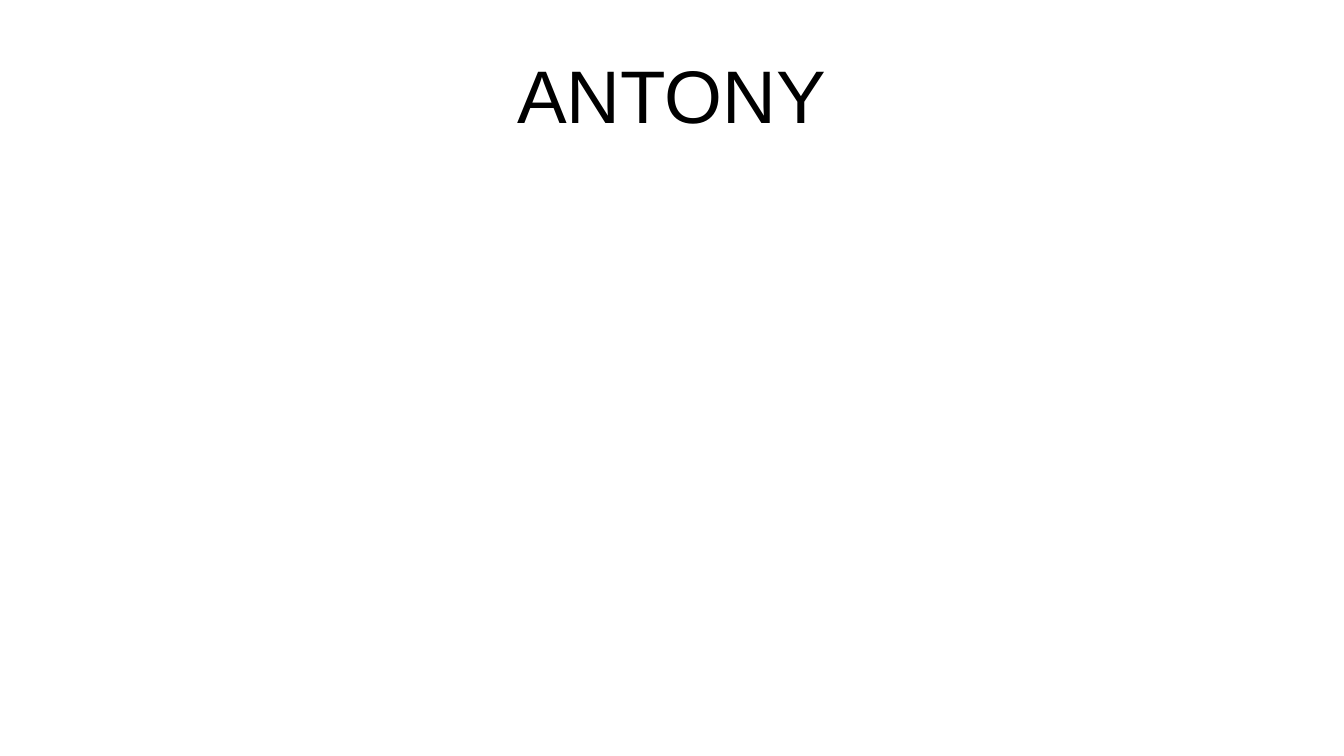
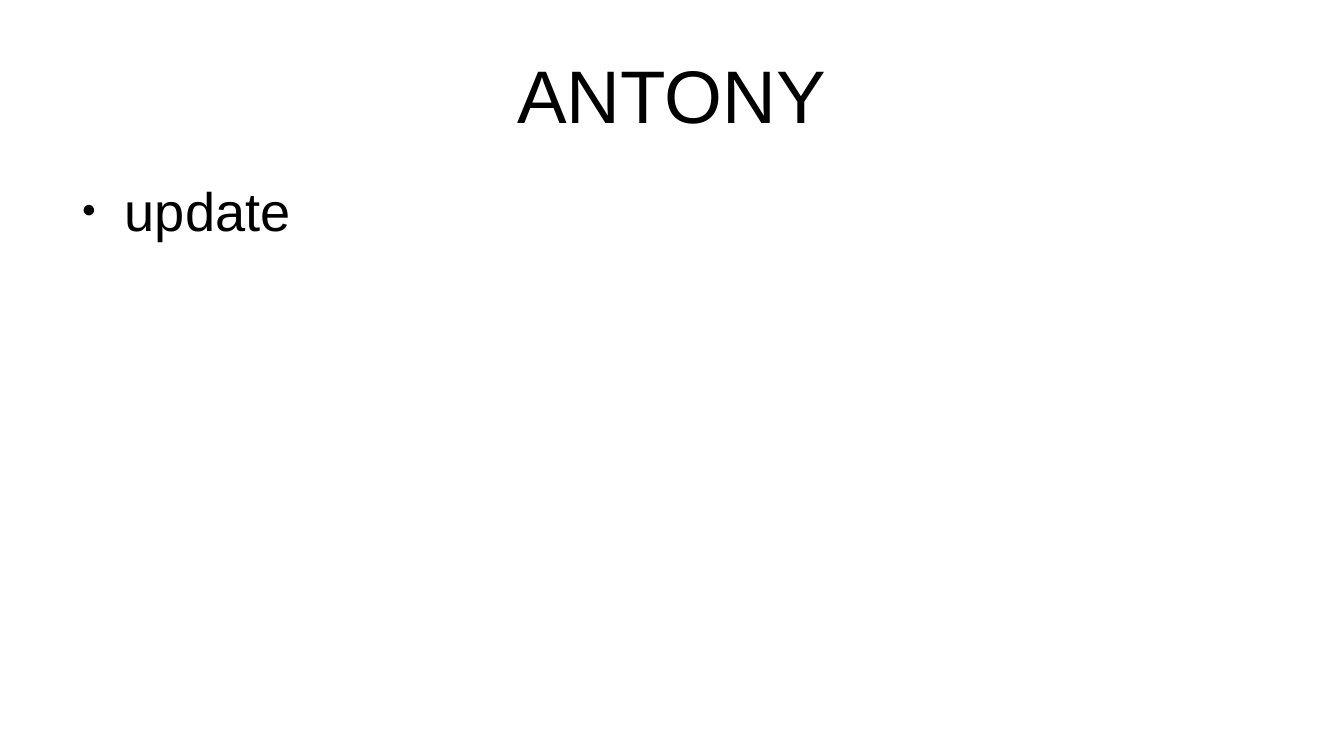
Before and after one commit to anubhavAnora/presentation, a slide deck: slide 6 of Presentation.odp. Drawn at 1344x756 pixels with LibreOffice and Linux fonts; fonts in the diff are those of the drawing. Boxes give left, top, right and bottom in pixels: in the first picture for what was removed or moved away, otherwise in the second. Text is boxed around its words. In the diff, an @@ line names an element or a change of style, - is before the commit and + after.

Commit message:
changes

```diff
--- a/Presentation.odp
+++ b/Presentation.odp
@@ text added at [125, 191, 291, 240], 32 pt, text #000000 @@
+● update
```
